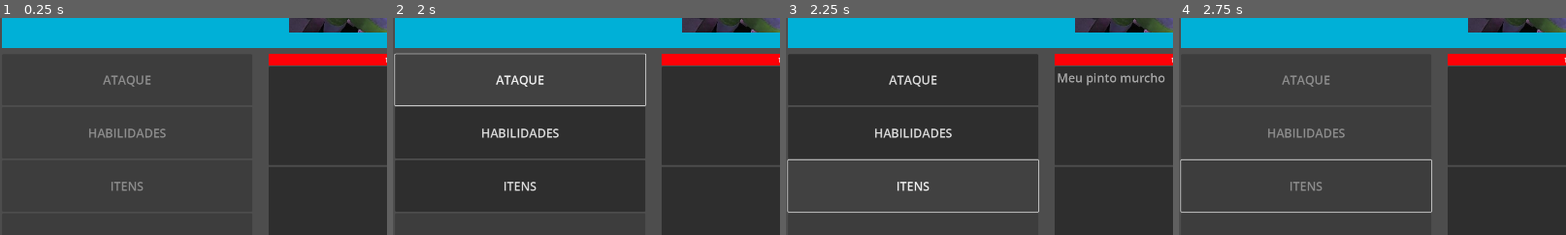
Above: before the commit, frames 1-4 (left to right).
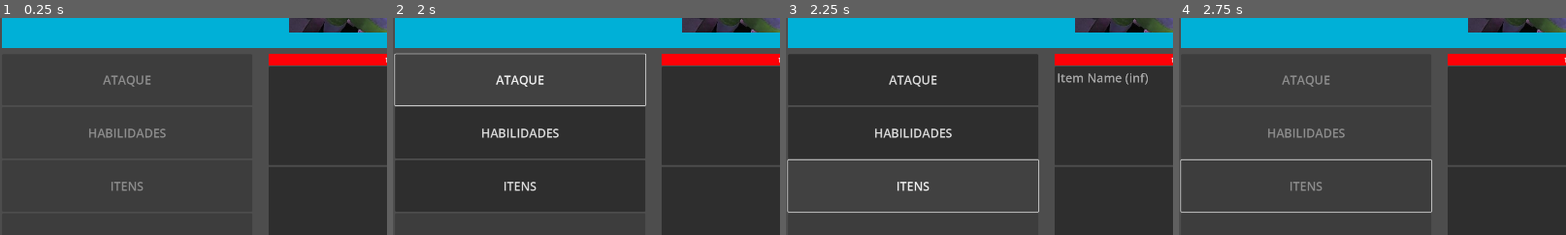
Above: after the commit, the same moments.

Repository: victor-inacio/Prototype-Macro-02
Game: Godot game, scene res://UI.tscn
The game is run twice, just before and just after one commit, with the same random seed, the same clock (stepped at 60 frames per second) and the same inputs.
Inputs (mouse positions are % of the whole screen's width and height, from its top left):
- Up to frame 1 (0.25 s): no input
- Up to frame 2 (2 s): tap Enter at 0.5 s; move the mouse to (72, 45) at 0.52 s; click "ATAQUE" at 1.25 s
- Up to frame 3 (2.25 s): click "ITENS" at 2 s
- Up to frame 4 (2.75 s): no input
The pictures show only the part of the screen within x 0-50%, y 42-92%; the shares and areas given below are measured in that part.

Frames 1-2 are identical in both runs. In frame 3, 0.6% of the frame differs, in the area x 70-98%, y 25-32%; in frame 4, nothing differs.

Commit message:
Items have quantity now

Diff:
--- a/Action.gd
+++ b/Action.gd
@@ -7,7 +7,6 @@
 var execution_time: int = 0
 
 func get_result(user: Character, target: Character) -> ActionResult:
-
 	return ActionResult.new()
 
 func _setup_result(result: ActionResult):
--- /dev/null
+++ b/Attack.tres
@@ -0,0 +1,10 @@
+[gd_resource type="Resource" script_class="Attack" load_steps=2 format=3 uid="uid://dhpuuxet1hmar"]
+
+[ext_resource type="Script" path="res://Attack.gd" id="1_36fcj"]
+
+[resource]
+script = ExtResource("1_36fcj")
+damage = 10
+chance_of_damage = null
+name = "Meu pau"
+execution_time = 3
--- a/BasicAttack.tres
+++ /dev/null
@@ -1,9 +0,0 @@
-[gd_resource type="Resource" script_class="Attack" load_steps=2 format=3 uid="uid://4qdb883cxqbv"]
-
-[ext_resource type="Script" path="res://Attack.gd" id="1_2mops"]
-
-[resource]
-script = ExtResource("1_2mops")
-damage = 5
-chance_of_damage = 100
-execution_time = 0
--- a/Character.gd
+++ b/Character.gd
@@ -95,8 +95,11 @@
 	if (action is Item):
 		var index = 0
 		for item in items:
-			if (item.equals(action)):
-				items.remove_at(index)
+			if (!item.ilimited):
+				item.quantity -= 1
+				if (item.quantity == 0):
+					items.remove_at(index)
+
 			index += 1
 
 	var result = action.get_result(self, target)
--- a/Item.gd
+++ b/Item.gd
@@ -4,6 +4,12 @@
 	NUMBER,
 	PERCENTAGE
 }
+
+@export
+var ilimited: bool = false
+
+@export
+var quantity: int = 1
 
 @export
 var life_increase_type: Type = Type.NUMBER
@@ -34,5 +40,9 @@
 
 	return result
 
+func formatted_str():
+	var quantity_str: String = "inf" if ilimited else "%dx" % [quantity]
+	return "%s (%s)" % [name, quantity_str]
+
 func equals(action: Action) -> bool:
 	return life_increase_type == action.life_increase_type and life_increase == action.life_increase and stamina_increase_ …(186 unchanged characters)…
--- /dev/null
+++ b/Item.tres
@@ -0,0 +1,6 @@
+[gd_resource type="Resource" script_class="Item" load_steps=2 format=3 uid="uid://dq5pn0u3jj45i"]
+
+[ext_resource type="Script" path="res://Item.gd" id="1_joa6g"]
+
+[resource]
+script = ExtResource("1_joa6g")
--- a/UI.tscn
+++ b/UI.tscn
@@ -1,12 +1,13 @@
-[gd_scene load_steps=17 format=3 uid="uid://cpohvip15wwc0"]
+[gd_scene load_steps=18 format=3 uid="uid://cpohvip15wwc0"]
 
 [ext_resource type="Script" path="res://UIManager.gd" id="1_t5ara"]
 [ext_resource type="Script" path="res://Enemy.gd" id="2_0wyy1"]
-[ext_resource type="Script" path="res://Item.gd" id="3_8ap2d"]
 [ext_resource type="Texture2D" uid="uid://by6d4808paoev" path="res://WhatsApp Image 2024-09-03 at 00.21.10.jpeg" id="3_8nt5c"]
 [ext_resource type="Script" path="res://FightManager.gd" id="3_bv7wc"]
-[ext_resource type="Script" path="res://Attack.gd" id="3_t81qx"]
+[ext_resource type="Script" path="res://Attack.gd" id="3_s7pl0"]
 [ext_resource type="Script" path="res://Player.gd" id="4_aeuey"]
+[ext_resource type="Resource" uid="uid://dhpuuxet1hmar" path="res://Attack.tres" id="6_8j2tc"]
+[ext_resource type="Script" path="res://Item.gd" id="7_mjbkt"]
 
 [sub_resource type="Theme" id="Theme_oxgsn"]
 
@@ -22,28 +23,30 @@
 bg_color = Color(3.7608e-06, 0.64143, 0.931699, 1)
 corner_detail = 1
 
+[sub_resource type="Resource" id="Resource_phiji"]
+script = ExtResource("3_s7pl0")
+damage = 10
+chance_of_damage = 100
+name = "Item Name"
+execution_time = 0
+
 [sub_resource type="Theme" id="Theme_2kcyw"]
 
 [sub_resource type="StyleBoxFlat" id="StyleBoxFlat_hmmug"]
 bg_color = Color(1, 0, 0, 1)
 
-[sub_resource type="Resource" id="Resource_dho0o"]
-script = ExtResource("3_t81qx")
-damage = null
-chance_of_damage = null
-name = "Meu pau"
-execution_time = 3
-
-[sub_resource type="Resource" id="Resource_bbsgp"]
-script = ExtResource("3_8ap2d")
-life_increase_type = 1
-life_increase = 100
-stamina_increase_type = null
-stamina_increase = null
-damage_increase_type = null
-damage_increase = null
-name = "Meu pinto murcho"
-execution_time = 3
+[sub_resource type="Resource" id="Resource_tp17j"]
+script = ExtResource("7_mjbkt")
+ilimited = true
+quantity = 3
+life_increase_type = 0
+life_increase = 0
+stamina_increase_type = 0
+stamina_increase = 0
+damage_increase_type = 0
+damage_increase = 0
+name = "Item Name"
+execution_time = 0
 
 [node name="Control" type="Control" node_paths=PackedStringArray("fight_manager")]
 layout_mode = 3
@@ -197,7 +200,7 @@
 max_stamina = 100
 max_life = 100
 life = 30
-dodge_chance = 0
+attacks = Array[ExtResource("3_s7pl0")]([SubResource("Resource_phiji")])
 metadata/_edit_use_anchors_ = true
 
 [node name="TextureRect" type="TextureRect" parent="Enemy"]
@@ -249,8 +252,8 @@
 max_life = 100
 life = 100
 can_dodge = false
-attacks = Array[ExtResource("3_t81qx")]([SubResource("Resource_dho0o")])
-items = Array[ExtResource("3_8ap2d")]([SubResource("Resource_bbsgp")])
+attacks = Array[ExtResource("3_s7pl0")]([ExtResource("6_8j2tc")])
+items = Array[ExtResource("7_mjbkt")]([SubResource("Resource_tp17j")])
 
 [connection signal="pressed" from="MarginContainer/VBoxContainer/HBoxContainer2/HBoxContainer/VBoxContainer/AttackButton" to="." method="_on_attack_button_pressed"]
 [connection signal="pressed" from="MarginContainer/VBoxContainer/HBoxContainer2/HBoxContainer/VBoxContainer/SkillButton" to="." method="_on_skill_button_pressed"]
--- a/UIManager.gd
+++ b/UIManager.gd
@@ -90,7 +90,7 @@
 
 	for item in items:
 		showing_actions.append(item)
-		item_list.add_item(item.name)
+		item_list.add_item(item.formatted_str())
 	mode = Character.Mode.ITEM
 
 
